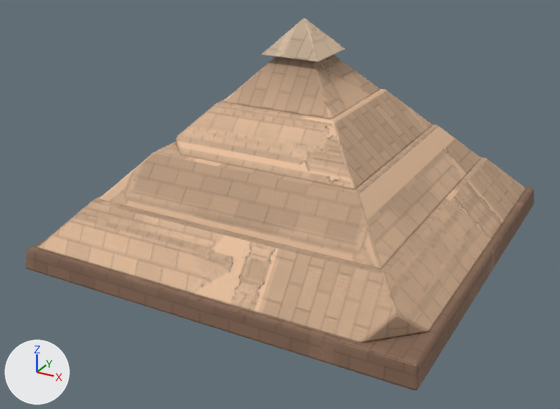
Two versions of the glTF model apps/client/public/models/decor/small_pyramid.glb, one commit apart.
Rendered twice from a 50 mm lens placed at (2.54, -4.98, 2.71), pointed at (-0.05, -0.27, 0.35). Every picture has the same lights, and +X, +Y and +Z are marked at lower left. The older version comes first. Vertices at exactly the same position are counted once.

The first picture shows 'small_pyramid_limestone_cap', 'small_pyramid_limestone_socle', 'small_pyramid_limestone_tomb'.
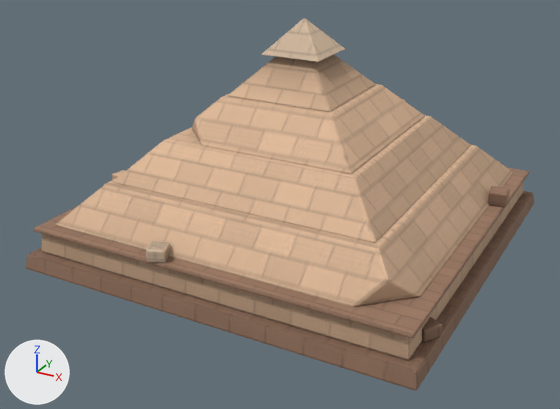
Changed parts and their boxes (x1, y1, x2, y2) in the pictures (560 x 409 px; the box of a moved part takes in the faces that stretch with it):
'small_pyramid_limestone_tomb', reshaped, moved
    before: (38, 55, 526, 343)
    after: (42, 55, 523, 360)
'small_pyramid_limestone_socle', reshaped (9% taller)
    before: (26, 187, 534, 390)
    after: (26, 168, 534, 390)
part 1 of me_sp_stone_socle, moved or reshaped (not visible before)
    after: (488, 186, 510, 207)
part 2 of me_sp_stone_socle, moved or reshaped (not visible before)
    after: (422, 317, 442, 342)
part 3 of me_sp_stone_socle, added
    after: (34, 168, 529, 338)
part 4 of me_sp_stone_socle, moved or reshaped
    before: (26, 187, 534, 389)
    after: (26, 191, 534, 389)
part 5 of me_sp_stone_k0, moved or reshaped
    before: (100, 124, 481, 268)
    after: (113, 115, 471, 243)
part 6 of me_sp_stone_k0, moved or reshaped
    before: (223, 55, 380, 119)
    after: (228, 55, 376, 112)
part 7 of me_sp_stone_k0, moved or reshaped (not visible before)
    after: (112, 170, 125, 180)
part 8 of me_sp_stone_k0, rebuilt
    before: (38, 157, 526, 343)
    after: (42, 183, 523, 360)
part 9 of me_sp_stone_k0, rebuilt (9% narrower, 10% shorter)
    before: (175, 89, 432, 189)
    after: (192, 84, 425, 174)
part 10 of me_sp_stone_k0, added (beige)
    after: (56, 144, 513, 307)
part 11 of me_sp_stone_pyramidion, moved or reshaped (not visible before)
    after: (146, 242, 170, 263)

The change in detail:
me_sp_stone_socle is used by ob_small_pyramid_limestone_socle; location (0.0, 0.0, 0.0).
me_sp_stone_socle had 176 vertices, 336 faces and spanned x -1.5..1.5, y -1.5..1.5, z 0.0..0.48.
me_sp_stone_socle now has 232 vertices, 444 faces and spans x -1.5..1.5, y -1.5..1.5, z 0.0..0.64.
me_sp_stone_socle part 1: the loose piece of 56 vertices spanning x 0.8..1.04, y 1.06..1.26, z 0.0..0.13 is scaled about its middle by (0.615, 0.815, 0.829), then moved by (0.45, -0.54, 0.31).
me_sp_stone_socle part 2: the loose piece of 56 vertices spanning x -0.88..-0.68, y 1.13..1.35, z 0.0..0.11 is turned -22 degrees about the z axis through its middle and scaled by 0.718, then moved by (2.18, -2.34, 0.11).
me_sp_stone_socle part 3: a new loose piece of 56 vertices spanning x -1.43..1.43, y -1.43..1.43, z 0.29..0.32, in mat_limestone_socle.
me_sp_stone_socle part 4: 28 vertices removed from x -1.48..1.48, y -1.48..1.48, z 0.14..0.16; 28 vertices added at x -1.48..1.48, y -1.48..1.48, z 0.1..0.12.
Other edits to the shape of me_sp_stone_socle do not show in these pictures.
me_sp_stone_k0 is used by ob_small_pyramid_limestone_tomb; location (0.0, 0.0, 0.16).
me_sp_stone_k0 had 364 vertices, 704 faces and spanned x -1.42..1.42, y -1.42..1.42, z -0.16..1.3.
me_sp_stone_k0 now has 420 vertices, 812 faces and spans x -1.46..1.41, y -1.41..1.41, z 0.0..1.34.
me_sp_stone_k0 part 5: the loose piece of 56 vertices spanning x -1.09..1.09, y -1.09..1.09, z 0.33..0.65 is scaled about its middle by (0.933, 0.933, 0.873), then moved by (0.0, 0.0, 0.14).
me_sp_stone_k0 part 6: the loose piece of 56 vertices spanning x -0.43..0.43, y -0.43..0.43, z 0.98..1.3 is scaled about its middle by (0.946, 0.946, 0.873), then moved by (0.0, 0.0, 0.06).
me_sp_stone_k0 part 7: the loose piece of 56 vertices spanning x 1.13..1.35, y 0.52..0.72, z -0.16..-0.06 is turned -31 degrees about the z axis through its middle and scaled by 0.86, then moved by (-2.61, -1.1, 0.36).
me_sp_stone_k0 part 8: the loose piece of 70 vertices spanning x -1.42..1.42, y -1.42..1.42, z 0.0..0.32 is rebuilt with 56 vertices and now spans x -1.41..1.41, y -1.41..1.41, z 0.0..0.17.
me_sp_stone_k0 part 9: the loose piece of 70 vertices spanning x -0.76..0.76, y -0.76..0.76, z 0.65..0.97 is rebuilt with 70 vertices and now spans x -0.71..0.71, y -0.71..0.71, z 0.77..1.05.
me_sp_stone_k0 part 10: a new loose piece of 70 vertices spanning x -1.32..1.32, y -1.32..1.32, z 0.2..0.48, in mat_limestone_tomb.
Other edits to the shape of me_sp_stone_k0 do not show in these pictures.
me_sp_stone_pyramidion is used by ob_small_pyramid_limestone_cap; location (0.0, 0.0, 1.46).
me_sp_stone_pyramidion had 336 vertices, 648 faces and spanned x -1.25..0.26, y -1.02..1.43, z -1.46..0.24.
me_sp_stone_pyramidion now has 336 vertices, 648 faces and spans x -1.4..0.26, y -1.45..1.44, z -1.34..0.24.
me_sp_stone_pyramidion part 11: the loose piece of 56 vertices spanning x -1.25..-1.07, y 0.21..0.39, z -1.46..-1.37 is turned 53 degrees about the z axis through its middle, then moved by (0.8, -1.67, 0.32).
Other edits to the shape of me_sp_stone_pyramidion do not show in these pictures.
Object 'small_pyramid_limestone_tomb' (ob_small_pyramid_limestone_tomb) moves from (0.0, 0.0, 0.16) to (0.0, 0.0, 0.12).
